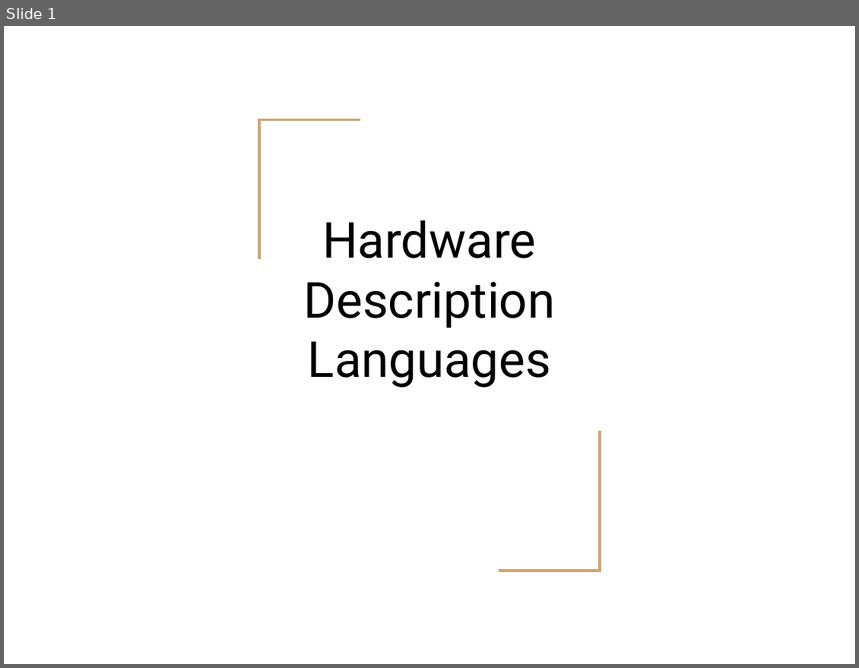
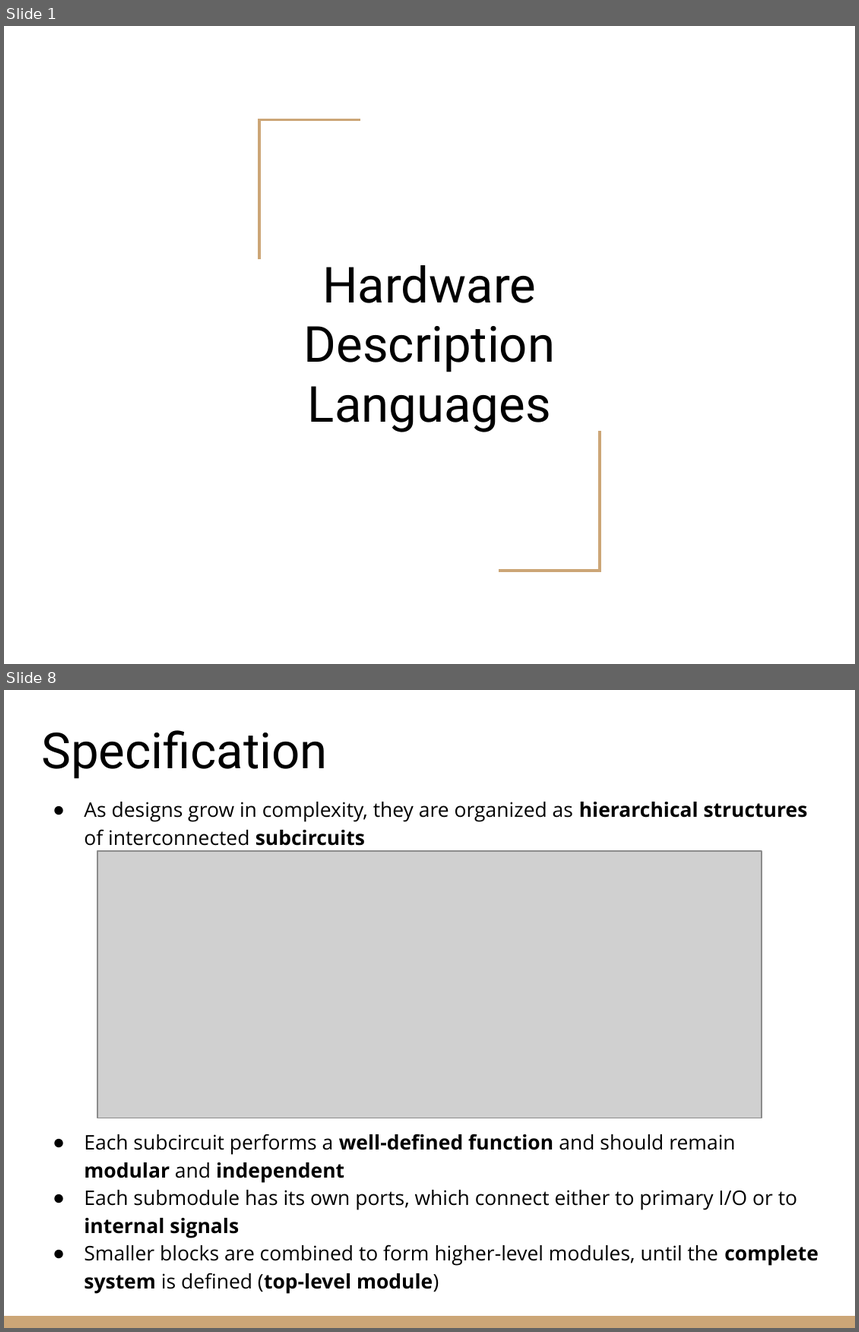
Before and after one commit to riccardoberta/esd, a slide deck: 07 - Hardware Description Languages/slides.pptx. Shown one above the other, each under a label of ours: slide 1 before the commit, slides 1 and 8 after it; the slides between them are not shown. The pictures are 859x668 and 859x1332 pixels, drawn with LibreOffice and Linux fonts; fonts in the diff are those of the drawing; grey boxes stand for pictures. Boxes give left, top, right and bottom in pixels: in the first picture for what was removed or moved away, otherwise in the second. Text is boxed around its words. In the diff, an @@ line names an element or a change of style, - is before the commit and + after.

```diff
--- a/07 - Hardware Description Languages/slides.pptx
+++ b/07 - Hardware Description Languages/slides.pptx
@@ slide 8 added at [4,690,855,1328], background #FFFFFF @@
@@ title added at [41,730,328,779], 42 pt, text #000000 @@
+Specification
@@ text added at [84,802,819,1294], 17 pt, text #000000 @@
+● As designs grow in complexity, they are organized as hierarchical structures of interconnected subcircuits
+● Each subcircuit performs a well-defined function and should remain modular and independent
+● Each submodule has its own ports, which connect either to primary I/O or to internal signals
+● Smaller blocks are combined to form higher-level modules, until the complete system is defined (top-level module)
@@ picture added at [97,851,762,1118] @@
@@ rectangle added at [4,1316,855,1328], fill #CCA677 @@
@@ slide 1 changed as well @@
@@ title "Hardware Description Languages": place and size @@
-title "Hardware Description Languages" at [304,221,556,388]
+title "Hardware Description Languages" at [304,265,556,433]
```
Also in this commit, not shown: 42 other slides added, 2 slides removed, 3 other files.
